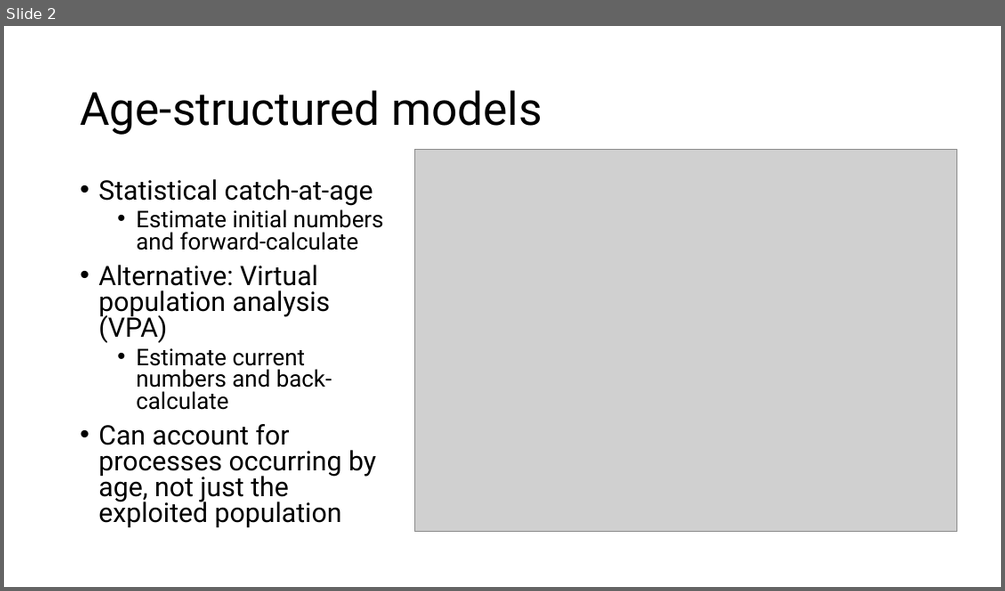
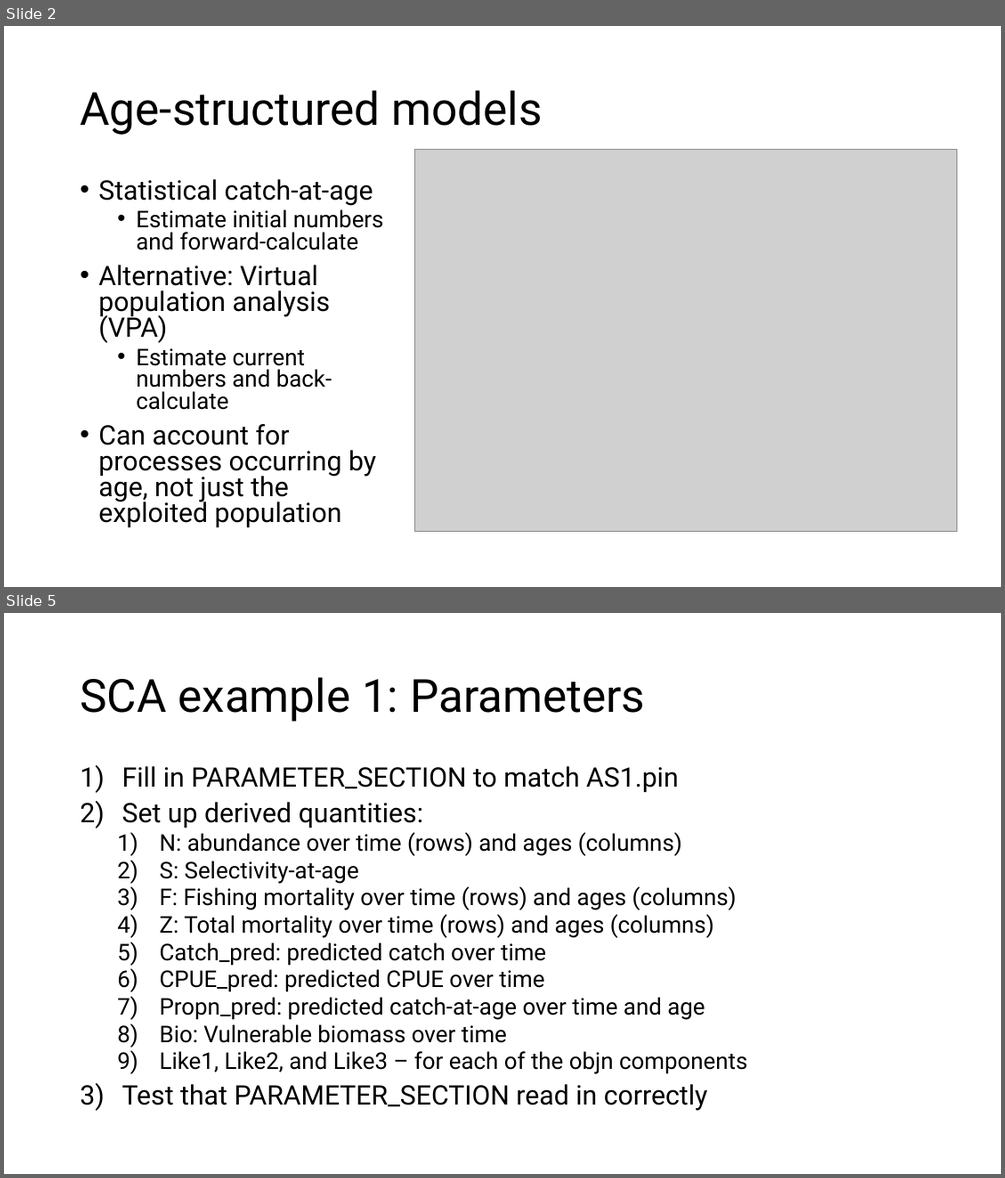
Before and after one commit to merrillrudd/ADMB_course, a slide deck: Day2/2b_Age-structured/Age-structured models.pptx. Shown one above the other, each under a label of ours: slide 2 before the commit, slides 2 and 5 after it; the slides between them are not shown. The pictures are 1005x591 and 1005x1178 pixels, drawn with LibreOffice and Linux fonts; fonts in the diff are those of the drawing; grey boxes stand for pictures. Boxes give left, top, right and bottom in pixels: in the first picture for what was removed or moved away, otherwise in the second. Text is boxed around its words. In the diff, an @@ line names an element or a change of style, - is before the commit and + after.

```diff
--- a/Day2/2b_Age-structured/Age-structured models.pptx
+++ b/Day2/2b_Age-structured/Age-structured models.pptx
@@ slide 5 added at [4, 613, 1001, 1174], background #FFFFFF @@
@@ title added at [80, 677, 645, 722], 44 pt, text #000000 @@
+SCA example 1: Parameters
@@ text added at [122, 766, 747, 1111], 22.2 pt, text #000000 @@
+1) Fill in PARAMETER_SECTION to match AS1.pin
+2) Set up derived quantities:
+  1) N: abundance over time (rows) and ages (columns)
+  2) S: Selectivity-at-age
+  3) F: Fishing mortality over time (rows) and ages (columns)
+  4) Z: Total mortality over time (rows) and ages (columns)
+  5) Catch_pred: predicted catch over time
+  6) CPUE_pred: predicted CPUE over time
+  7) Propn_pred: predicted catch-at-age over time and age
+  8) Bio: Vulnerable biomass over time
+  9) Like1, Like2, and Like3 – for each of the objn components
+3) Test that PARAMETER_SECTION read in correctly
```
Also in this commit, not shown: 3 slides changed, 3 other slides added, 4 slides removed, 20 other files.
